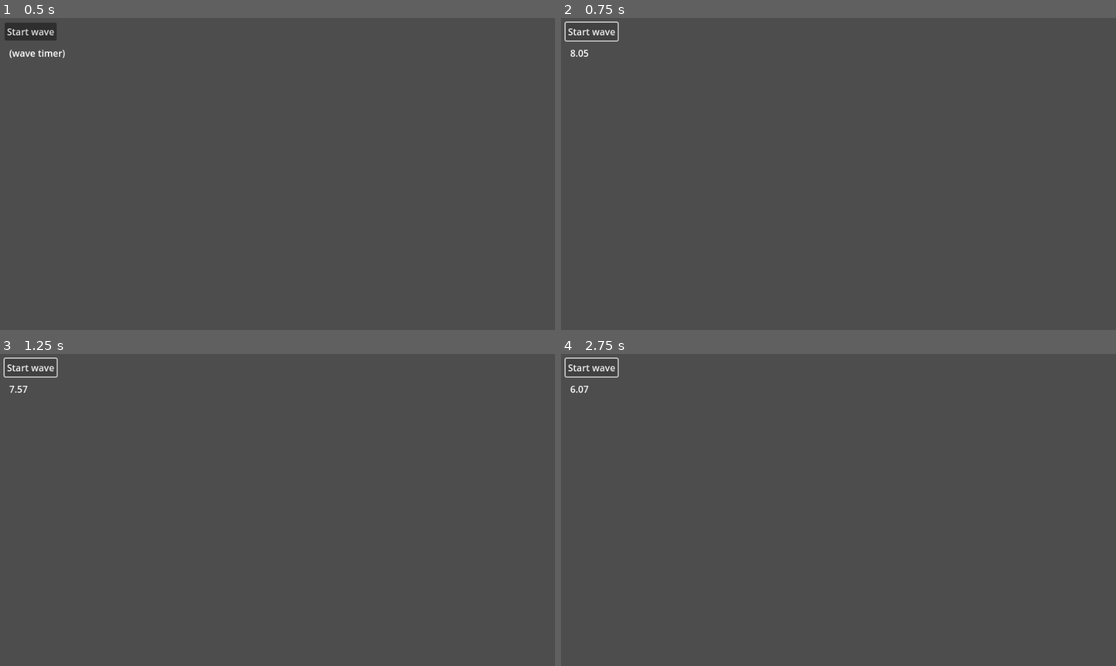
Above: before the commit, frames 1-4 (two rows, left to right).
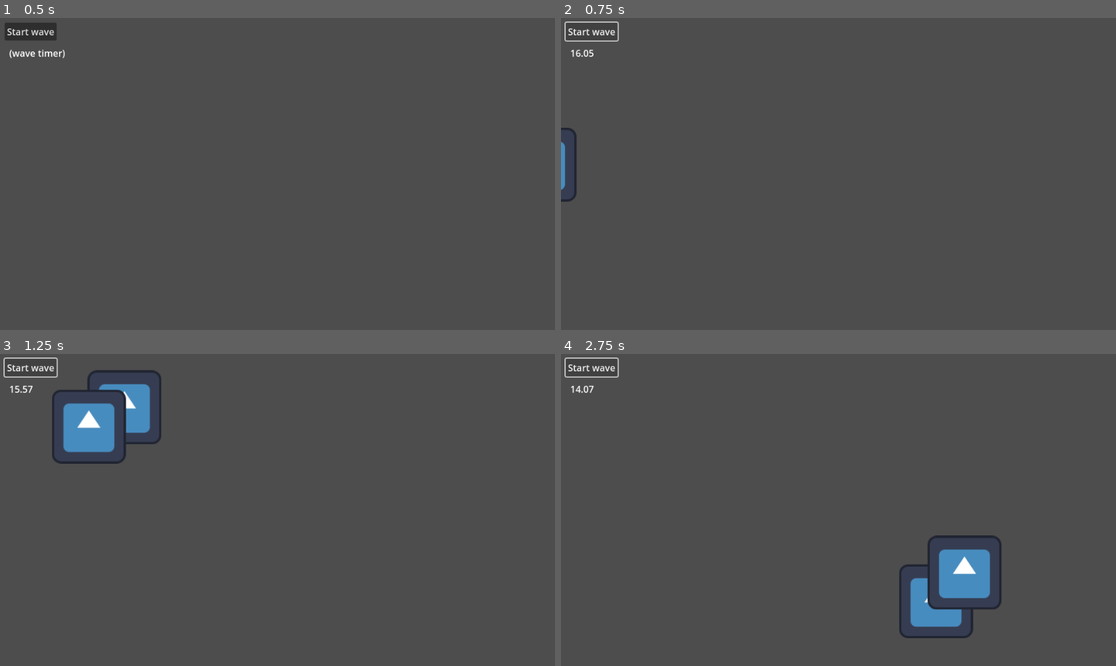
Above: after the commit, the same moments.

Repository: sjerpsthomas/lewe-game-jam
Game: Godot game, scene res://world/world.tscn
The game is run twice, just before and just after one commit, with the same random seed, the same clock (stepped at 60 frames per second) and the same inputs. The engine's default icon, where the game draws it, is replaced by a stand-in: a white triangle on a blue panel in a dark square.
Inputs:
- Up to frame 1 (0.5 s): no input
- Up to frame 2 (0.75 s): click "Start wave" at 0.5 s
- Up to frame 3 (1.25 s): no input
- Up to frame 4 (2.75 s): click "Start wave" at 1.25 s; click "Start wave" at 2 s

Frame 1 is identical in both runs. In frame 2, 0.3% of the frame differs, in the area x 0-6%, y 10-59%; in frame 3, 3.0%; in frame 4, 3.1%, in the area x 1-80%, y 10-92%.

Commit message:
Add enemy instantiation

Diff:
--- a/enemy/enemy.gd
+++ b/enemy/enemy.gd
@@ -1,3 +1,4 @@
+class_name Enemy
 extends Node2D
 
 @export var patrol_path: Path2D
--- a/wave_file/wave_file.gd
+++ b/wave_file/wave_file.gd
@@ -33,7 +33,7 @@
 			subwave.count = 1
 			subwave.delta = float(line_data[1])
 		else:
-			subwave.enemy = load("res://" + enemy_path)
+			subwave.enemy = load("res://" + enemy_path + ".tscn")
 			subwave.count = int(line_data[1])
 			subwave.delta = float(line_data[2])
 
--- /dev/null
+++ b/world/dummy/dummy_world.tscn
@@ -0,0 +1,12 @@
+[gd_scene load_steps=2 format=3 uid="uid://cbnf5f04nbgic"]
+
+[ext_resource type="PackedScene" uid="uid://0tktsb37lre8" path="res://world/world.tscn" id="1_h5uf8"]
+
+[node name="World" instance=ExtResource("1_h5uf8")]
+
+[node name="StartWave" parent="UI" index="0"]
+layout_mode = 0
+offset_left = 0.0
+offset_top = 0.0
+offset_right = 90.0
+offset_bottom = 31.0
--- a/world/world.gd
+++ b/world/world.gd
@@ -5,6 +5,8 @@
 @onready var tower_slots: Node2D = $TowerSlots
 @onready var enemies: Node2D = $Enemies
 @onready var timer_label := $UI/TimerLabel as Label
+
+@onready var enemy_path := $EnemyPath as Path2D
 
 var wave_file: WaveFile
 @export_file("*.txt") var wave_file_path: String
@@ -57,7 +59,9 @@
 		subwave_timer = 0
 
 		if subwave.enemy:
-			print(subwave.enemy.resource_path)
+			var enemy: Enemy = subwave.enemy.instantiate()
+			enemy.patrol_path = enemy_path
+			add_child(enemy)
 		else:
 			print("wait")
 
--- a/world/world.tscn
+++ b/world/world.tscn
@@ -3,6 +3,10 @@
 [ext_resource type="Script" path="res://world/world.gd" id="1_qlkjg"]
 
 [sub_resource type="Curve2D" id="Curve2D_kffou"]
+_data = {
+"points": PackedVector2Array(0, 0, 0, 0, -69, 278, -120.271, 24.9452, 120.271, -24.9452, 296, 62, -25.8361, -117.599, 25.8361, 117.599, 764, 157, 201.343, 3.56359, -201.343, -3.56359, 479, 486, 16.0362, 118.49, -16.0362, -118.49, 198, 316, -133.635, 20.4907, 133.635, -20.4907, 358, 178, 0, 0, 0, 0, 961, 489)
+}
+point_count = 7
 
 [node name="World" type="Node2D"]
 script = ExtResource("1_qlkjg")
@@ -22,6 +26,7 @@
 offset_bottom = 540.0
 
 [node name="StartWave" type="Button" parent="UI"]
+layout_mode = 0
 offset_left = 8.0
 offset_top = 8.0
 offset_right = 98.0
Not shown, changed: test_wave.txt
